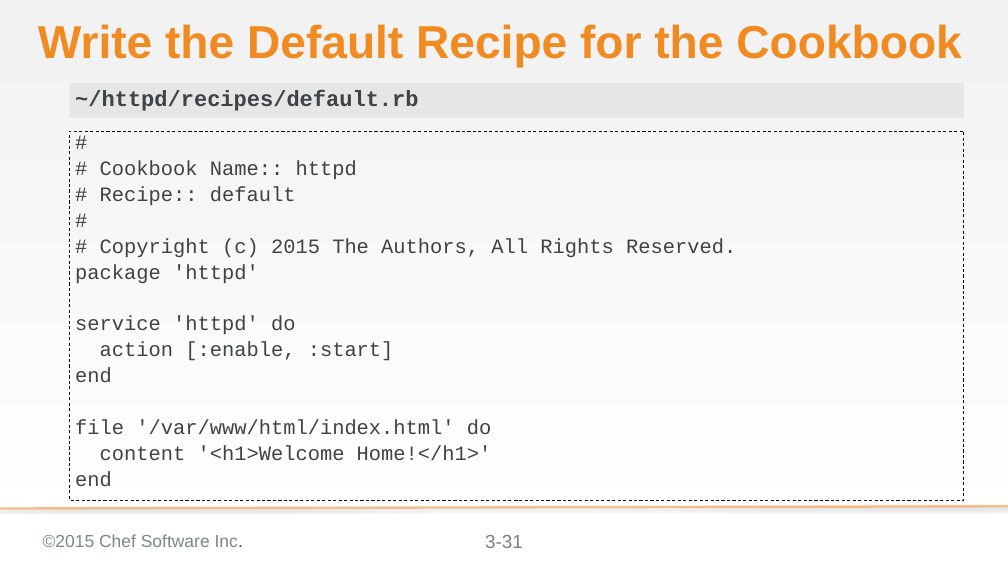
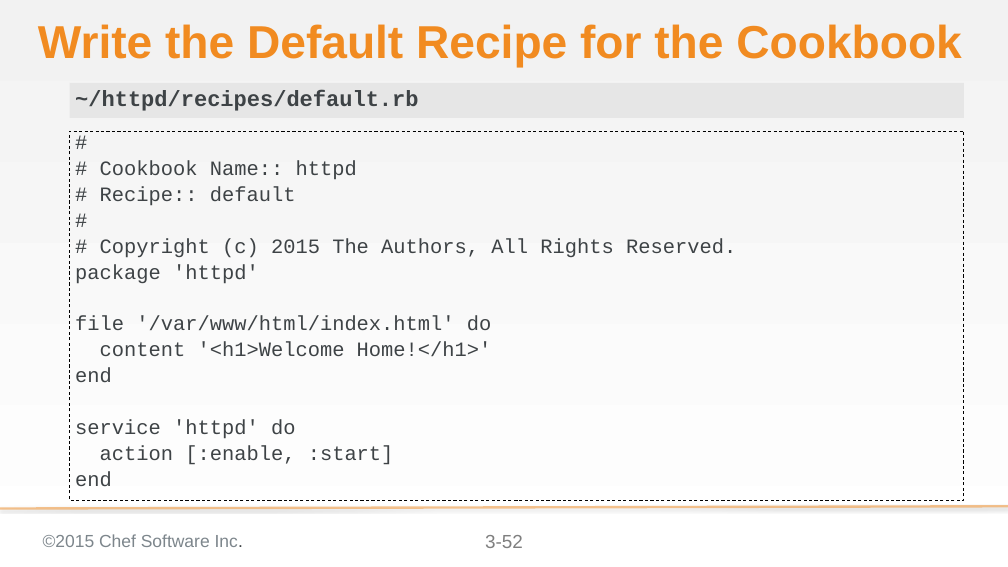
Before and after one commit to chef-training/test_driven_cookbook_development, a slide deck: slide 52 of 03-writing_a_test_first.pptx (slide 31 before the commit). Drawn at 1008x567 pixels with LibreOffice and Linux fonts; fonts in the diff are those of the drawing; background and template pictures are left out. Boxes give left, top, right and bottom in pixels: in the first picture for what was removed or moved away, otherwise in the second. Text is boxed around its words. In the diff, an @@ line names an element or a change of style, - is before the commit and + after.

```diff
--- a/03-writing_a_test_first.pptx
+++ b/03-writing_a_test_first.pptx
@@ text at (75,316,492,383): paragraphs added @@
+file '/var/www/html/index.html' do
+content '<h1>Welcome Home!</h1>'
+end
@@ text at (75,419,492,487): paragraphs removed @@
-file '/var/www/html/index.html' do
-content '<h1>Welcome Home!</h1>'
-end
@@ page number at (485,535,523,548): text changed @@
-3-31
+3-52
```
Also in this commit, not shown: 7 other slides changed, 22 slides added.
